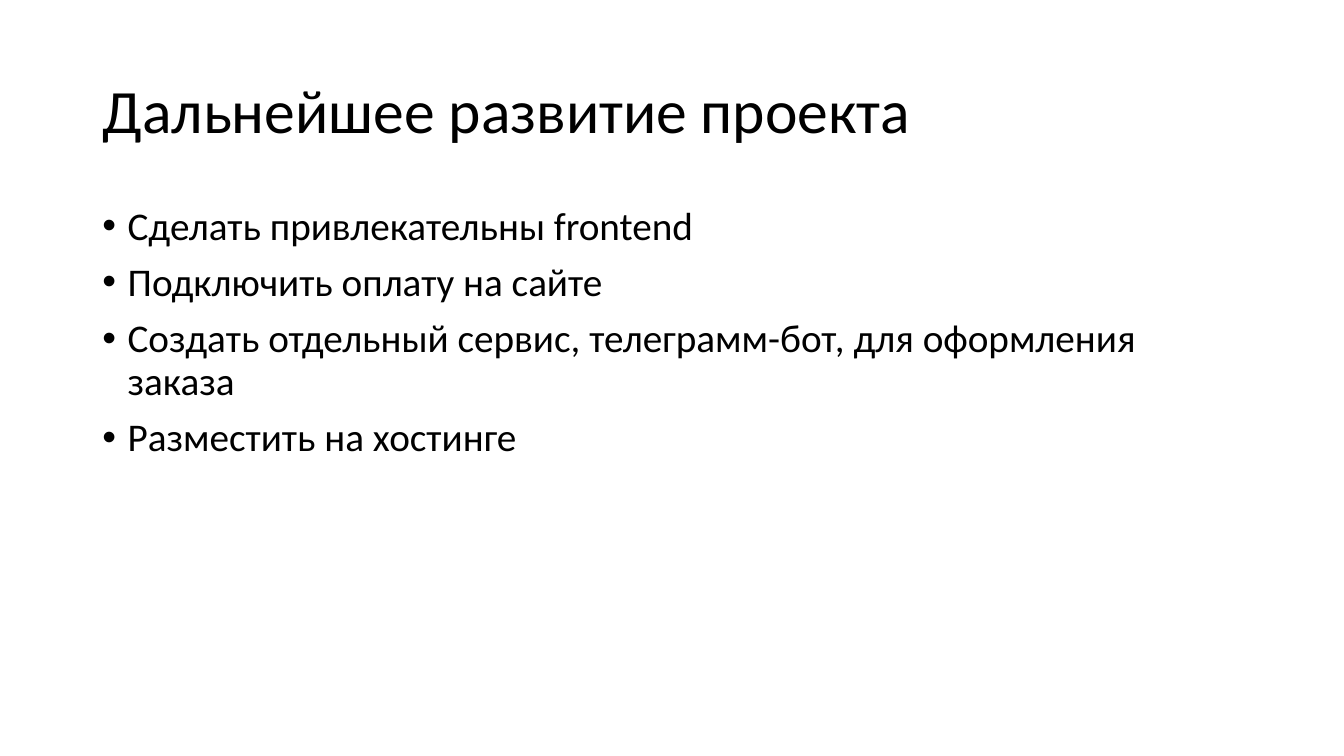
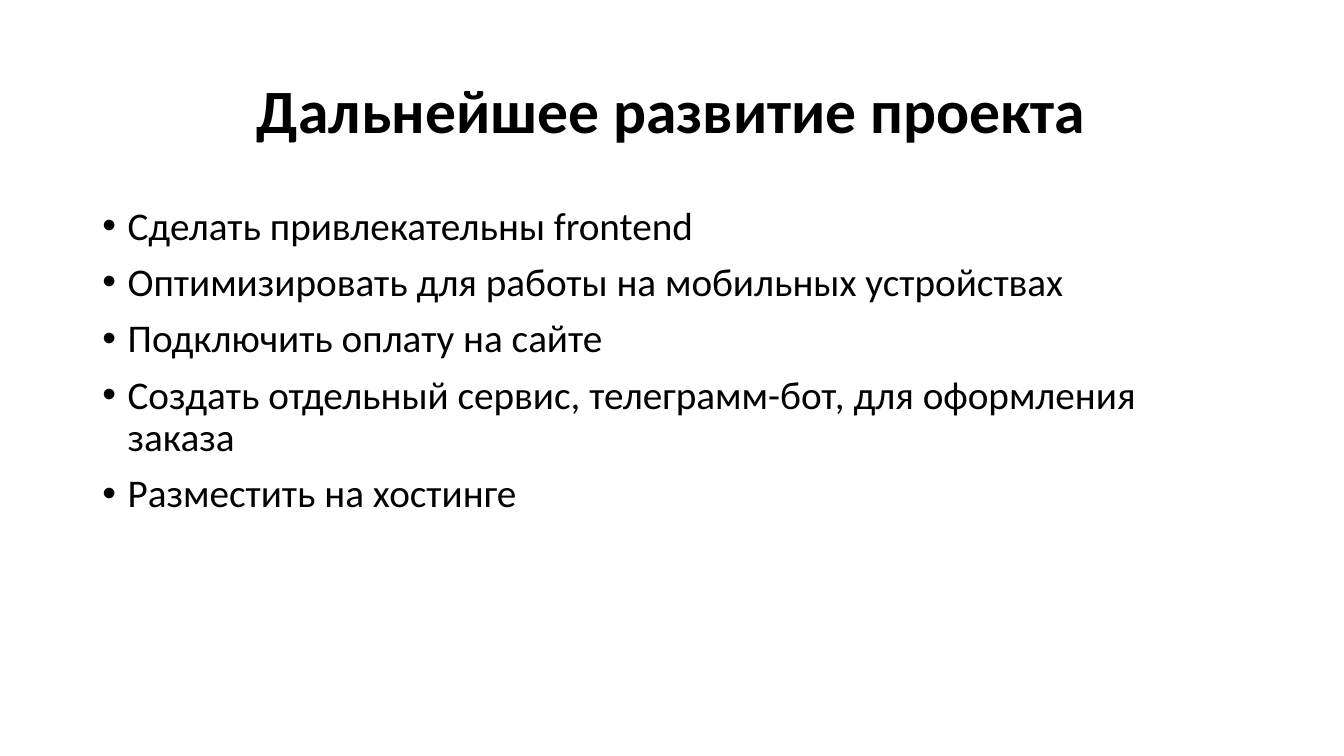
Before and after one commit to DEdKorolev/sushishop, a slide deck: slide 9 of Разработка cайта для магазина роллов и суши.pptx (slide 8 before the commit). Drawn at 1344x756 pixels with LibreOffice and Linux fonts; fonts in the diff are those of the drawing. Boxes give left, top, right and bottom in pixels: in the first picture for what was removed or moved away, otherwise in the second. Text is boxed around its words. In the diff, an @@ line names an element or a change of style, - is before the commit and + after.

```diff
--- a/Разработка cайта для магазина роллов и суши.pptx
+++ b/Разработка cайта для магазина роллов и суши.pptx
@@ title "Дальнейшее развитие проекта" at (257, 91, 1086, 143): bold on; alignment left to centre @@
@@ text at (128, 269, 1063, 303): paragraph added @@
+• Оптимизировать для работы на мобильных устройствах
```
Also in this commit, not shown: 5 other slides changed, 1 slide added, 7 other files.
